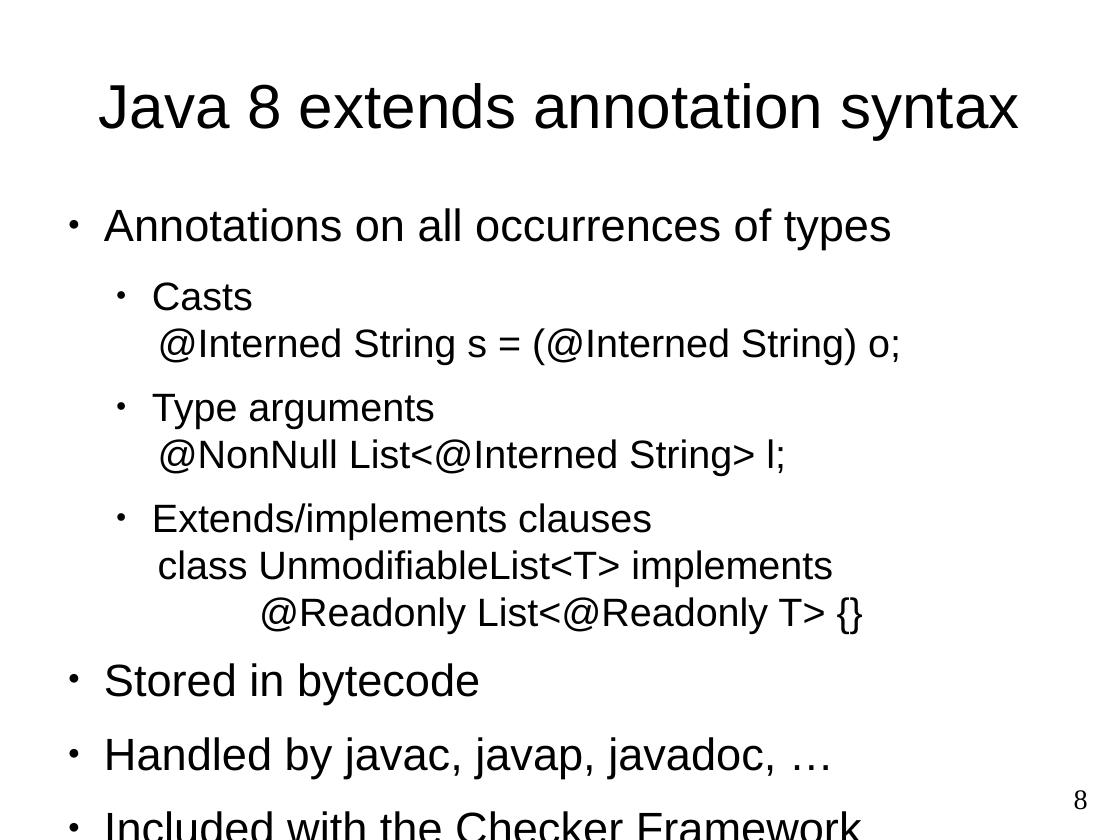
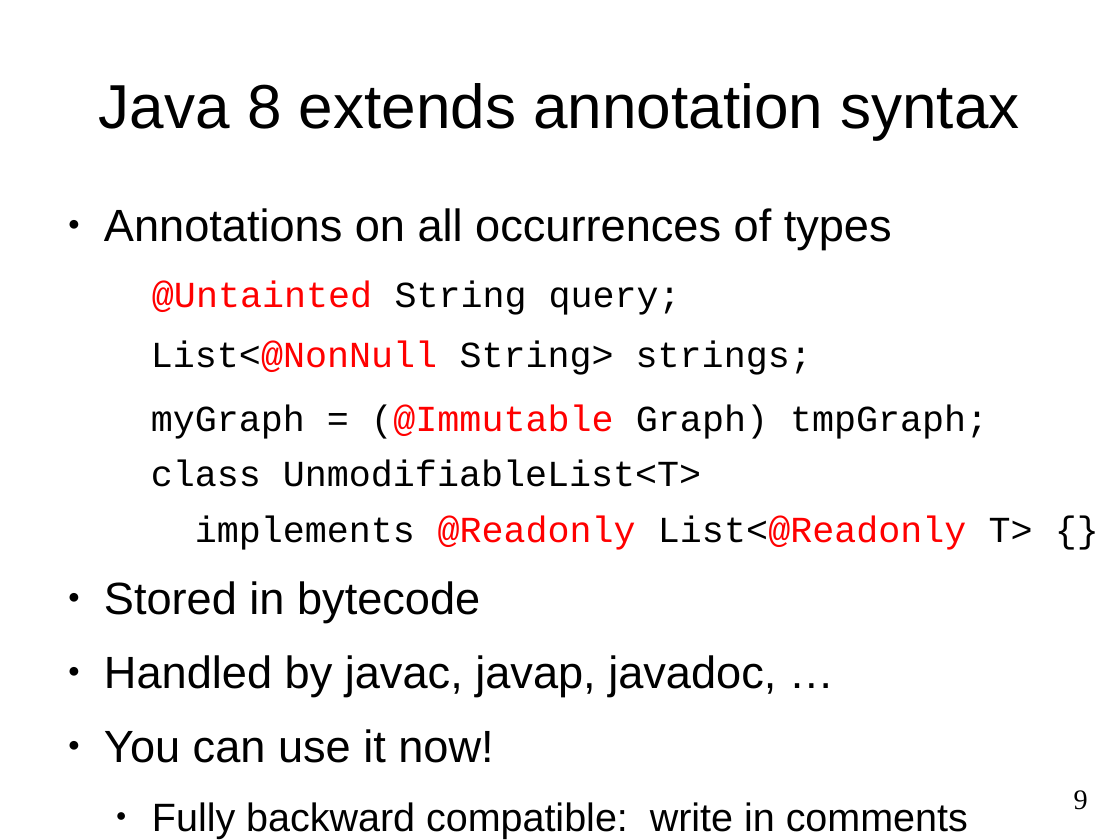
Before and after one commit to reprogrammer/checker-framework, a slide deck: slide 9 of demos/2011-OSBridge/intro.odp (slide 8 before the commit). Drawn at 1120x840 pixels with LibreOffice and Linux fonts; fonts in the diff are those of the drawing. Boxes give left, top, right and bottom in pixels: in the first picture for what was removed or moved away, otherwise in the second. Text is boxed around its words. In the diff, an @@ line names an element or a change of style, - is before the commit and + after.

```diff
--- a/demos/2011-OSBridge/intro.odp
+++ b/demos/2011-OSBridge/intro.odp
@@ text at bbox=[151, 281, 1033, 550]: text changed; size 28 to 26 pt; font Arial to Courier New @@
-  ● Casts
-    @Interned String s = (@Interned String) o;
-  ● Type arguments
-    @NonNull List<@Interned String> l;
-  ● Extends/implements clauses
-    class UnmodifiableList<T> implements
-    @Readonly List<@Readonly T> {}
+  @Untainted String query;
+List<@NonNull String> strings;
+myGraph = (@Immutable Graph) tmpGraph;
+class UnmodifiableList<T>
+implements @Readonly List<@Readonly T> {}
@@ text at bbox=[104, 729, 775, 832]: text changed; size 32 to 28 pt @@
-● Included with the Checker Framework
+● You can use it now!
+  ● Fully backward compatible: write in comments
@@ page number at bbox=[1074, 790, 1088, 810]: text changed @@
-8
+9
```
Also in this commit, not shown: 5 other slides changed, 1 slide added, 1 slide removed, 2 other files.
